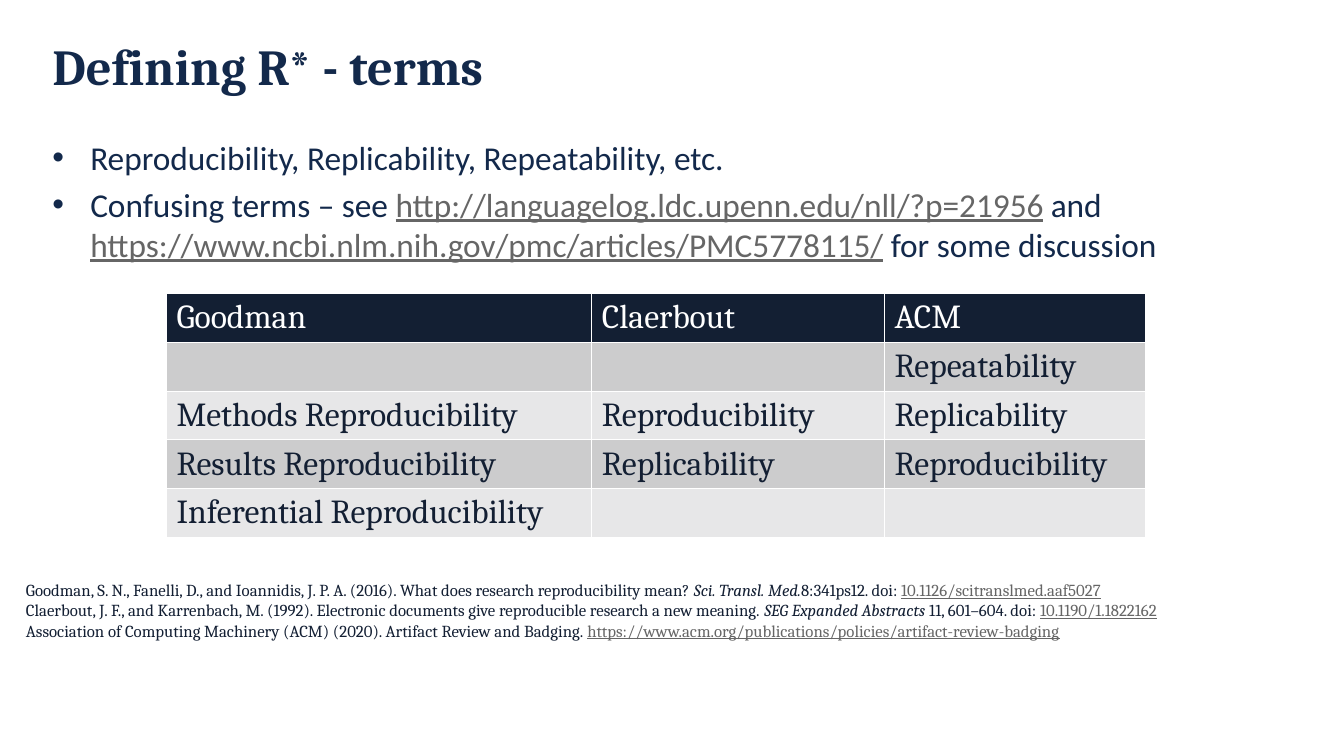
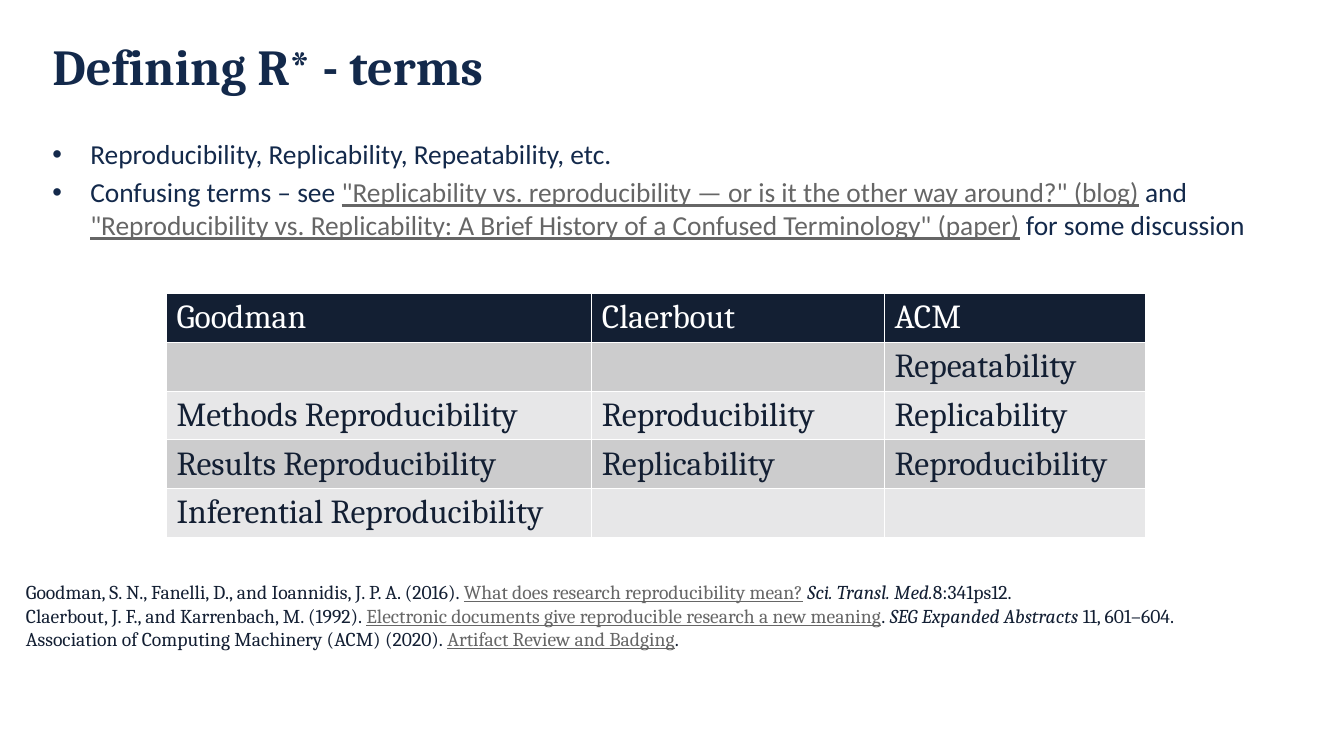
Before and after one commit to danielskatz/repro-fdtd1d, a slide deck: slide 4 of Computational_Reproducibility.pptx. Drawn at 1344x756 pixels with LibreOffice and Linux fonts; fonts in the diff are those of the drawing; background and template pictures are left out. Boxes give left, top, right and bottom in pixels: in the first picture for what was removed or moved away, otherwise in the second. Text is boxed around its words. In the diff, an @@ line names an element or a change of style, - is before the commit and + after.

Commit message:
updates

```diff
--- a/Computational_Reproducibility.pptx
+++ b/Computational_Reproducibility.pptx
@@ text at box(90, 145, 611, 169): size 23.8 to 19.6 pt in "Reproducibility, Replicability, Repeatability, etc." @@
@@ text at box(90, 182, 1245, 240): text changed; size 23.8 to 19.6 pt @@
-• Confusing terms – see http://languagelog.ldc.upenn.edu/nll/?p=21956 and https://www.ncbi.nlm.nih.gov/pmc/articles/PMC5778115/ for some discussion
+• Confusing terms – see "Replicability vs. reproducibility — or is it the other way around?" (blog) and "Reproducibility vs. Replicability: A Brief History of a Confused Terminology" (paper) for some discussion
@@ text at box(26, 585, 1174, 651): text changed; size 12 to 14 pt @@
-Goodman, S. N., Fanelli, D., and Ioannidis, J. P. A. (2016). What does research reproducibility mean? Sci. Transl. Med.8:341ps12. doi: 10.1126/scitranslmed.aaf5027
-Claerbout, J. F., and Karrenbach, M. (1992). Electronic documents give reproducible research a new meaning. SEG Expanded Abstracts 11, 601–604. doi: 10.1190/1.1822162
-Association of Computing Machinery (ACM) (2020). Artifact Review and Badging. https://www.acm.org/publications/policies/artifact-review-badging
+Goodman, S. N., Fanelli, D., and Ioannidis, J. P. A. (2016). What does research reproducibility mean? Sci. Transl. Med.8:341ps12.
+Claerbout, J. F., and Karrenbach, M. (1992). Electronic documents give reproducible research a new meaning. SEG Expanded Abstracts 11, 601–604.
+Association of Computing Machinery (ACM) (2020). Artifact Review and Badging.
```
Also in this commit, not shown: 22 other slides changed.
